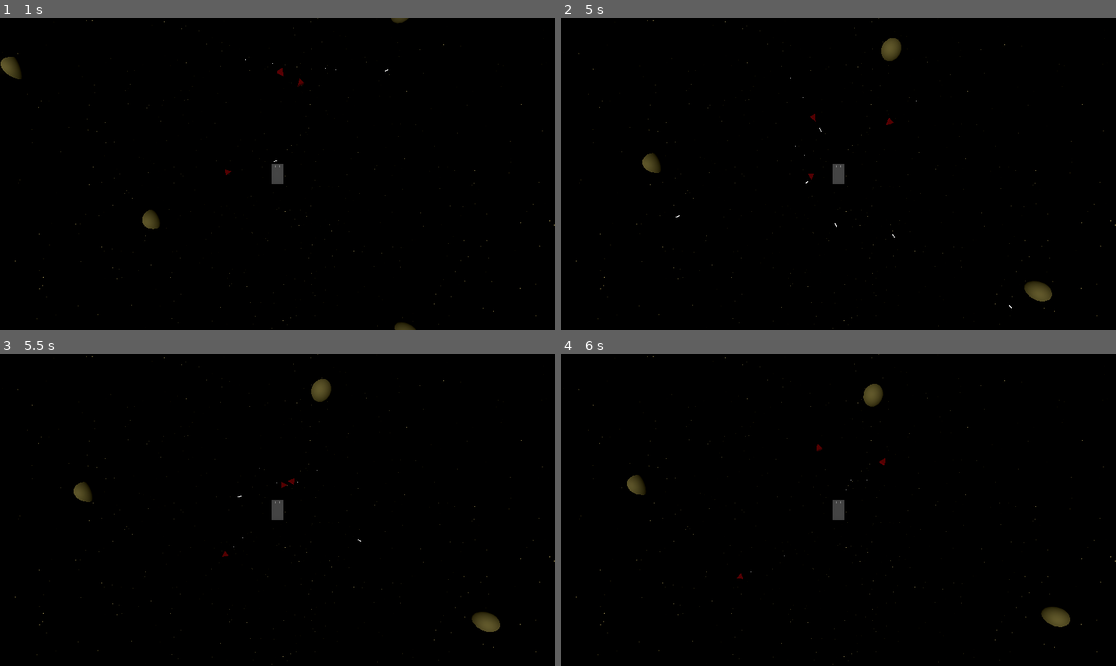
Above: before the commit, frames 1-4 (two rows, left to right).
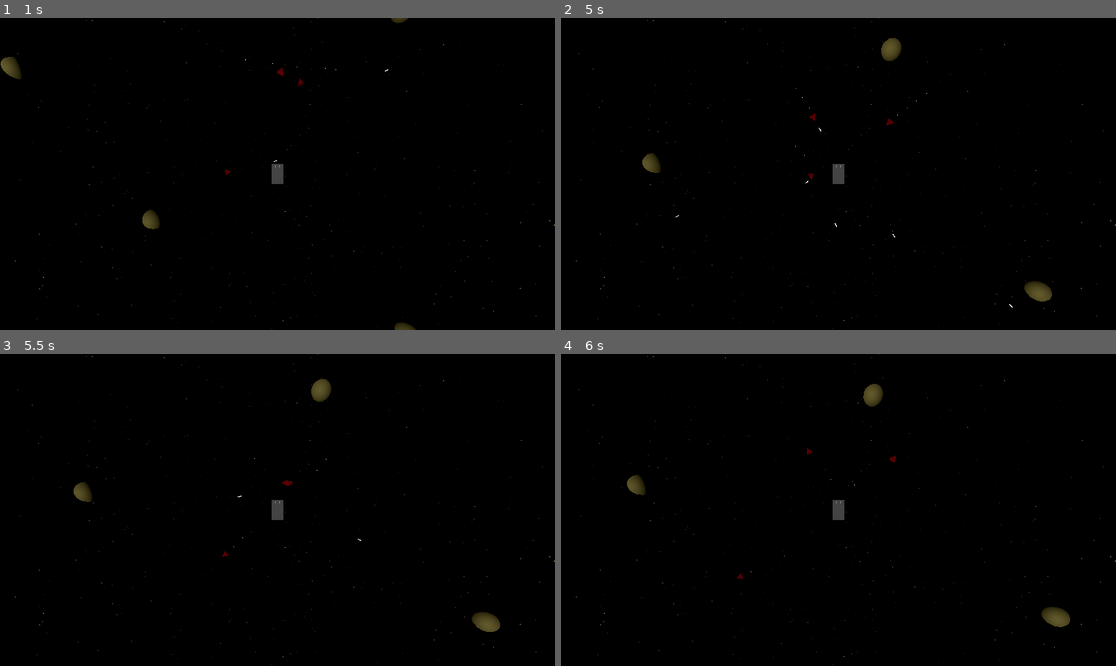
Above: after the commit, the same moments.

Repository: Kazuo256/mothership
Game: Godot game, scene res://main.tscn
The game is run twice, just before and just after one commit, with the same random seed, the same clock (stepped at 60 frames per second) and the same inputs.
Inputs:
- Up to frame 1 (1 s): no input
- Up to frame 2 (5 s): no input
- Up to frame 3 (5.5 s): no input
- Up to frame 4 (6 s): no input

Frame 1 is identical in both runs. In frame 2, less than 0.1% of the frame differs, in the area x 20-82%, y 19-94%; in frame 3, less than 0.1%; in frame 4, less than 0.1%, in the area x 44-61%, y 28-44%.

Commit message:
All collisions

Diff:
--- a/space/entity/asteroid/asteroid.tscn
+++ b/space/entity/asteroid/asteroid.tscn
@@ -1,10 +1,11 @@
-[gd_scene load_steps=10 format=3 uid="uid://dccq5kagdako6"]
+[gd_scene load_steps=11 format=3 uid="uid://dccq5kagdako6"]
 
 [ext_resource type="Script" path="res://space/entity/asteroid/asteroid.gd" id="1_3krq4"]
 [ext_resource type="Script" path="res://space/entity/property/movement.gd" id="1_idbsr"]
 [ext_resource type="Script" path="res://space/entity/property/fixed_velocity.gd" id="2_n31qs"]
 [ext_resource type="Script" path="res://space/entity/property/hurtbox.gd" id="4_fp0gi"]
 [ext_resource type="Script" path="res://space/entity/property/destruction.gd" id="5_43ftj"]
+[ext_resource type="Script" path="res://space/entity/property/hitbox.gd" id="5_a2oqv"]
 
 [sub_resource type="NoiseTexture2D" id="NoiseTexture2D_36q10"]
 
@@ -40,10 +41,19 @@
 
 [node name="Hurtbox" type="Area3D" parent="."]
 collision_layer = 4
-collision_mask = 15
+collision_mask = 0
 script = ExtResource("4_fp0gi")
 
 [node name="Shape" type="CollisionShape3D" parent="Hurtbox"]
+shape = SubResource("SphereShape3D_q1v87")
+
+[node name="Hitbox" type="Area3D" parent="."]
+collision_layer = 0
+collision_mask = 3
+script = ExtResource("5_a2oqv")
+power = 5
+
+[node name="Shape" type="CollisionShape3D" parent="Hitbox"]
 shape = SubResource("SphereShape3D_q1v87")
 
 [node name="Destruction" type="Node3D" parent="."]
--- a/space/entity/projectile/laser/laser.tscn
+++ b/space/entity/projectile/laser/laser.tscn
@@ -1,9 +1,10 @@
-[gd_scene load_steps=8 format=3 uid="uid://bd4gm24n2vi0v"]
+[gd_scene load_steps=9 format=3 uid="uid://bd4gm24n2vi0v"]
 
 [ext_resource type="Script" path="res://space/entity/property/movement.gd" id="1_4pm80"]
 [ext_resource type="Script" path="res://space/entity/property/fixed_velocity.gd" id="2_uvhxj"]
 [ext_resource type="Script" path="res://space/entity/property/hitbox.gd" id="3_i0xms"]
-[ext_resource type="Script" path="res://space/entity/property/damage.gd" id="4_6u8h6"]
+[ext_resource type="Script" path="res://space/entity/property/hurtbox.gd" id="4_xccdk"]
+[ext_resource type="Script" path="res://space/entity/property/destruction.gd" id="6_2x65a"]
 
 [sub_resource type="StandardMaterial3D" id="StandardMaterial3D_umaqo"]
 albedo_color = Color(0.121569, 0.819608, 1, 1)
@@ -22,6 +23,8 @@
 height = 0.2
 
 [node name="Laser" type="CharacterBody3D"]
+collision_layer = 0
+collision_mask = 0
 
 [node name="MeshInstance3D" type="MeshInstance3D" parent="."]
 transform = Transform3D(1, 0, 0, 0, -4.37114e-08, 1, 0, -1, -4.37114e-08, 0, 0, 0)
@@ -40,16 +43,25 @@
 autostart = true
 
 [node name="Hitbox" type="Area3D" parent="."]
-collision_layer = 8
-collision_mask = 12
+collision_layer = 0
+collision_mask = 4
 script = ExtResource("3_i0xms")
 
-[node name="CollisionShape3D" type="CollisionShape3D" parent="Hitbox"]
+[node name="Shape" type="CollisionShape3D" parent="Hitbox"]
 transform = Transform3D(1, 0, 0, 0, -4.37114e-08, 1, 0, -1, -4.37114e-08, 0, 0, 0)
 shape = SubResource("CapsuleShape3D_4bpe7")
 
-[node name="Damage" type="Node3D" parent="."]
-script = ExtResource("4_6u8h6")
+[node name="Hurtbox" type="Area3D" parent="."]
+collision_layer = 0
+collision_mask = 0
+script = ExtResource("4_xccdk")
+
+[node name="Shape" type="CollisionShape3D" parent="Hurtbox"]
+transform = Transform3D(1, 0, 0, 0, -4.37114e-08, 1, 0, -1, -4.37114e-08, 0, 0, 0)
+shape = SubResource("CapsuleShape3D_4bpe7")
+
+[node name="Destruction" type="Node3D" parent="."]
+script = ExtResource("6_2x65a")
 
 [connection signal="timeout" from="Timer" to="." method="queue_free" flags=6]
-[connection signal="hit" from="Hitbox" to="Damage" method="apply"]
+[connection signal="destroyed" from="Destruction" to="." method="queue_free"]
--- a/space/entity/property/destruction.gd
+++ b/space/entity/property/destruction.gd
@@ -4,8 +4,13 @@
 
 @export var hit_points := 1
 
+@onready var is_destroyed := false
+
 func _take_hit(damage: int):
 	if hit_points > 0:
 		hit_points = max(hit_points - damage, 0)
-		if hit_points == 0:
-			destroyed.emit()
+
+func _physics_process(_delta):
+	if hit_points == 0 and not is_destroyed:
+		is_destroyed = true
+		destroyed.emit()
--- a/space/entity/property/hitbox.gd
+++ b/space/entity/property/hitbox.gd
@@ -1,11 +1,10 @@
 class_name Hitbox extends Area3D
 
-signal hit(target: Node3D)
+@export var power := 1
 
 func _ready():
 	area_entered.connect(_on_area_entered)
 
 func _on_area_entered(area: Node3D):
 	if area is Hurtbox:
-		hit.emit(area.owner)
-		owner.queue_free()
+		area.owner.propagate_call('_take_hit', [power])
--- a/space/entity/ship/fighter/fighter.tscn
+++ b/space/entity/ship/fighter/fighter.tscn
@@ -10,6 +10,7 @@
 [ext_resource type="Script" path="res://space/entity/property/steering.gd" id="7_7s8no"]
 [ext_resource type="Script" path="res://space/entity/property/gun.gd" id="8_jlk35"]
 [ext_resource type="PackedScene" uid="uid://se08ki6bvas5" path="res://space/entity/ship/fighter/fighter_laser.tscn" id="10_2yl4b"]
+[ext_resource type="Script" path="res://space/entity/property/hitbox.gd" id="11_efvs6"]
 
 [sub_resource type="StandardMaterial3D" id="StandardMaterial3D_x4o10"]
 albedo_color = Color(0.647059, 0.0901961, 0.117647, 1)
@@ -55,8 +56,8 @@
 radius = 1.28433
 
 [node name="Fighter" type="CharacterBody3D" groups=["fighter"]]
-collision_layer = 6
-collision_mask = 4
+collision_layer = 2
+collision_mask = 5
 script = ExtResource("1_5m1tl")
 turn_away_duration = 1.5
 
@@ -69,7 +70,7 @@
 
 [node name="Hurtbox" type="Area3D" parent="."]
 collision_layer = 2
-collision_mask = 13
+collision_mask = 0
 script = ExtResource("1_pqb18")
 
 [node name="CollisionShape3D" type="CollisionShape3D" parent="Hurtbox"]
@@ -135,4 +136,13 @@
 transform = Transform3D(1, 0, 0, 0, -4.37114e-08, 1, 0, -1, -4.37114e-08, 0, 0, -3.81645)
 shape = SubResource("CylinderShape3D_ydrf3")
 
+[node name="Hitbox" type="Area3D" parent="."]
+collision_layer = 0
+collision_mask = 5
+script = ExtResource("11_efvs6")
+power = 2
+
+[node name="Shape" type="CollisionShape3D" parent="Hitbox"]
+shape = SubResource("CapsuleShape3D_6d73k")
+
 [connection signal="destroyed" from="Destruction" to="." method="queue_free" flags=6]
--- a/space/entity/ship/fighter/fighter_laser.tscn
+++ b/space/entity/ship/fighter/fighter_laser.tscn
@@ -5,4 +5,7 @@
 [node name="FighterLaser" instance=ExtResource("1_orro0")]
 
 [node name="Hitbox" parent="." index="4"]
-collision_mask = 13
+collision_mask = 5
+
+[node name="Hurtbox" parent="." index="5"]
+collision_layer = 2
--- a/space/entity/ship/mothership/mothership.tscn
+++ b/space/entity/ship/mothership/mothership.tscn
@@ -1,10 +1,11 @@
-[gd_scene load_steps=11 format=3 uid="uid://b75w5l33qdiwg"]
+[gd_scene load_steps=12 format=3 uid="uid://b75w5l33qdiwg"]
 
 [ext_resource type="Script" path="res://space/entity/ship/mothership/mothership.gd" id="1_aoe5k"]
 [ext_resource type="Script" path="res://space/entity/property/ship_controller.gd" id="1_gteac"]
 [ext_resource type="Script" path="res://space/entity/property/gun.gd" id="2_7mr5l"]
 [ext_resource type="PackedScene" uid="uid://fhymupg8nv7x" path="res://space/entity/ship/fighter/fighter.tscn" id="3_kuhhp"]
 [ext_resource type="Script" path="res://space/entity/property/hurtbox.gd" id="5_r4eqm"]
+[ext_resource type="Script" path="res://space/entity/property/hitbox.gd" id="6_7d3i7"]
 [ext_resource type="Script" path="res://space/entity/property/destruction.gd" id="6_lg8ye"]
 
 [sub_resource type="StandardMaterial3D" id="StandardMaterial3D_kxh4a"]
@@ -29,8 +30,8 @@
 height = 1.0
 
 [node name="Mothership" type="CharacterBody3D" groups=["mothership"]]
-collision_layer = 6
-collision_mask = 4
+collision_layer = 2
+collision_mask = 5
 script = ExtResource("1_aoe5k")
 
 [node name="MeshInstance3D" type="MeshInstance3D" parent="."]
@@ -66,6 +67,16 @@
 transform = Transform3D(1, 0, 0, 0, -4.37114e-08, -1, 0, 1, -4.37114e-08, 0, 0, 0)
 shape = SubResource("CapsuleShape3D_yaxsi")
 
+[node name="Hitbox" type="Area3D" parent="."]
+collision_layer = 0
+collision_mask = 5
+script = ExtResource("6_7d3i7")
+power = 500
+
+[node name="Shape" type="CollisionShape3D" parent="Hitbox"]
+transform = Transform3D(1, 0, 0, 0, -4.37114e-08, -1, 0, 1, -4.37114e-08, 0, 0, 0)
+shape = SubResource("CapsuleShape3D_yaxsi")
+
 [node name="Destruction" type="Node3D" parent="."]
 script = ExtResource("6_lg8ye")
 hit_points = 100
--- a/space/entity/ship/player_ship/player_laser.tscn
+++ b/space/entity/ship/player_ship/player_laser.tscn
@@ -6,3 +6,6 @@
 
 [node name="Hitbox" parent="." index="4"]
 collision_mask = 14
+
+[node name="Hurtbox" parent="." index="5"]
+collision_layer = 1
--- a/space/entity/ship/player_ship/player_ship.tscn
+++ b/space/entity/ship/player_ship/player_ship.tscn
@@ -13,6 +13,7 @@
 [ext_resource type="PackedScene" uid="uid://b8elbckro8ml6" path="res://space/entity/ship/player_ship/player_laser.tscn" id="10_ytg20"]
 [ext_resource type="Script" path="res://space/entity/property/hurtbox.gd" id="11_2imd3"]
 [ext_resource type="Script" path="res://space/entity/property/destruction.gd" id="12_fsoxa"]
+[ext_resource type="Script" path="res://space/entity/property/hitbox.gd" id="14_enrhl"]
 
 [sub_resource type="StandardMaterial3D" id="StandardMaterial3D_65qxl"]
 albedo_color = Color(0.490196, 0.490196, 0.490196, 1)
@@ -34,8 +35,7 @@
 size = Vector3(0.6, 0.4, 1)
 
 [node name="PlayerShip" type="CharacterBody3D" groups=["player"]]
-collision_layer = 5
-collision_mask = 4
+collision_mask = 6
 motion_mode = 1
 script = ExtResource("1_bo38g")
 
@@ -103,6 +103,7 @@
 skeleton = NodePath("../../GunLeft")
 
 [node name="Hurtbox" type="Area3D" parent="."]
+collision_mask = 0
 script = ExtResource("11_2imd3")
 
 [node name="CollisionShape3D" type="CollisionShape3D" parent="Hurtbox"]
@@ -110,7 +111,7 @@
 
 [node name="Destruction" type="Node3D" parent="."]
 script = ExtResource("12_fsoxa")
-hit_points = 50
+hit_points = 20
 
 [node name="Debug" type="Label3D" parent="."]
 transform = Transform3D(1, 0, 0, 0, -4.37114e-08, 1, 0, -1, -4.37114e-08, 0, 1.25673, 0)
@@ -118,4 +119,13 @@
 font_size = 64
 script = ExtResource("10_up1gw")
 
+[node name="Hitbox" type="Area3D" parent="."]
+collision_layer = 0
+collision_mask = 6
+script = ExtResource("14_enrhl")
+power = 20
+
+[node name="Shape" type="CollisionShape3D" parent="Hitbox"]
+shape = SubResource("BoxShape3D_m28nx")
+
 [connection signal="destroyed" from="Destruction" to="." method="queue_free" flags=6]
Not shown: 1 places in space/entity/ship/fighter/fighter.tscn that only renumber resources
Not shown: 1 places in space/entity/ship/player_ship/player_ship.tscn that only renumber resources
